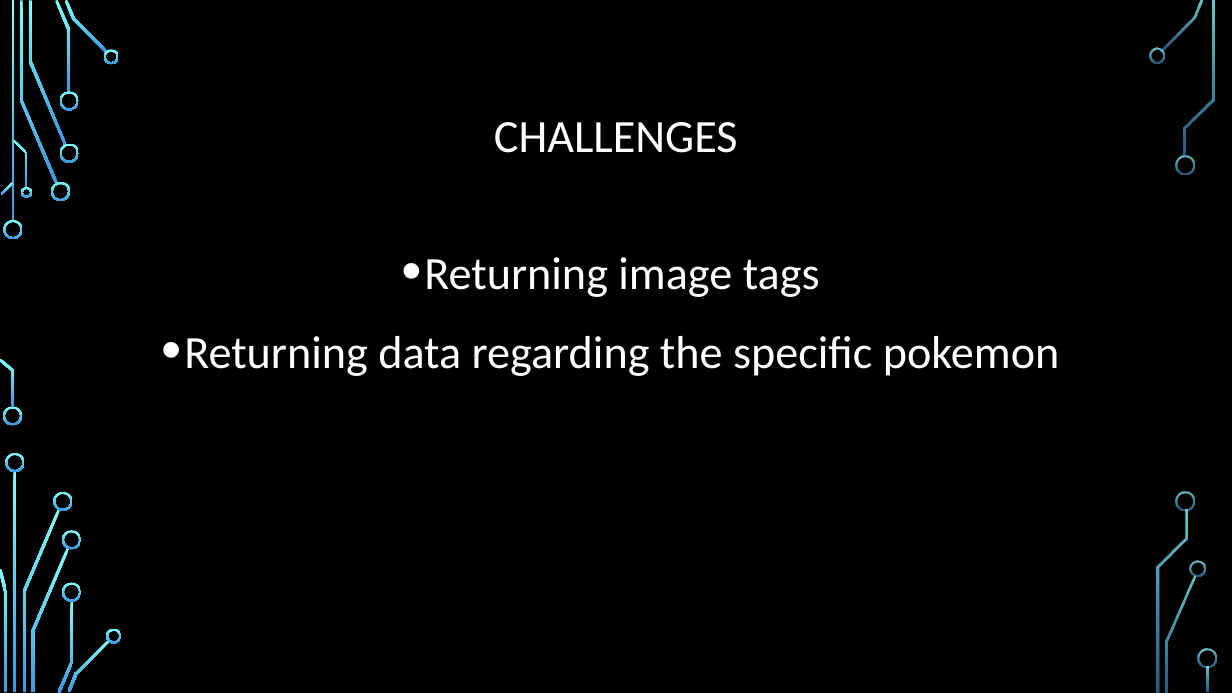
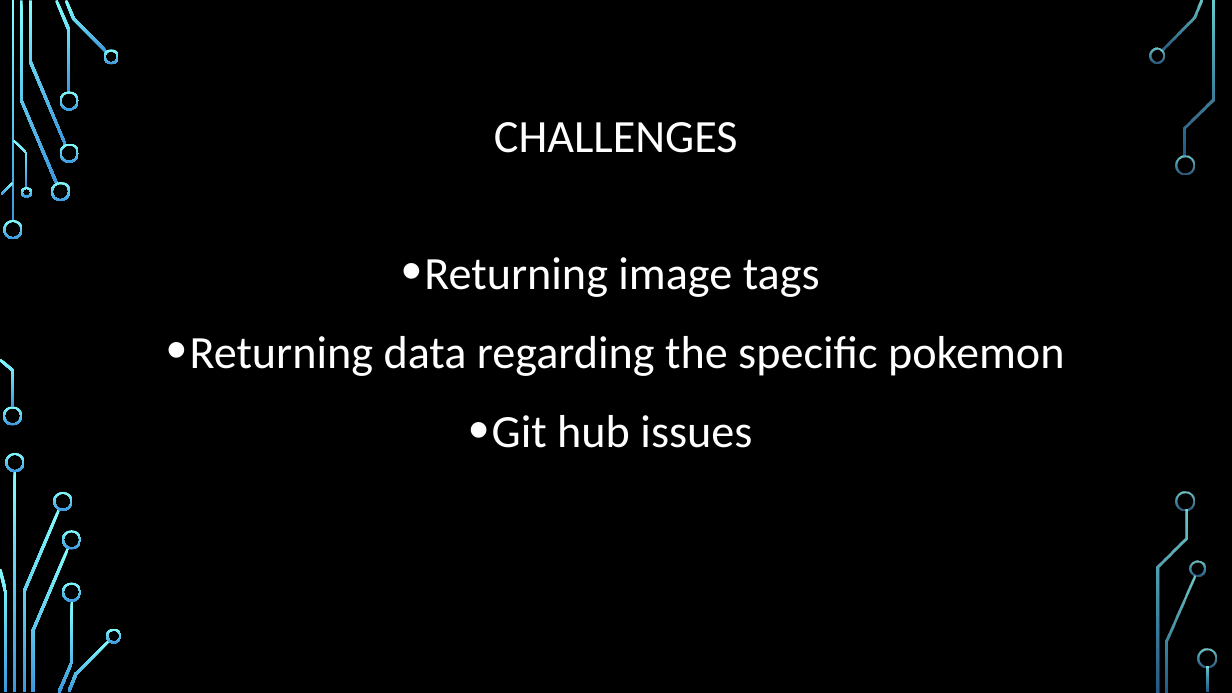
Before and after one commit to keithgodfrey55/capstone-project, a slide deck: slide 6 of capstoneProjectPresentation.pptx. Drawn at 1232x693 pixels with LibreOffice and Linux fonts; fonts in the diff are those of the drawing; background and template pictures are left out. Boxes give left, top, right and bottom in pixels: in the first picture for what was removed or moved away, otherwise in the second. Text is boxed around its words. In the diff, an @@ line names an element or a change of style, - is before the commit and + after.

```diff
--- a/capstoneProjectPresentation.pptx
+++ b/capstoneProjectPresentation.pptx
@@ text at (x1=492, y1=415, x2=752, y2=448): paragraph added @@
+• Git hub issues
```
Also in this commit, not shown: 1 other slide changed.
